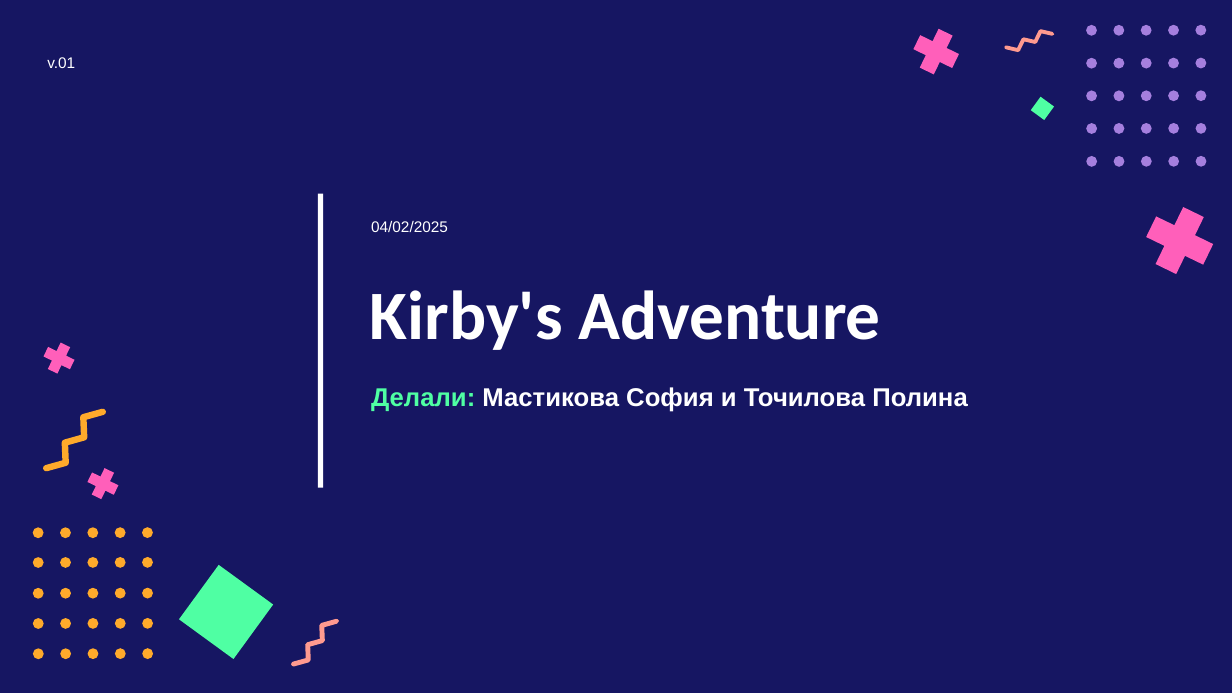
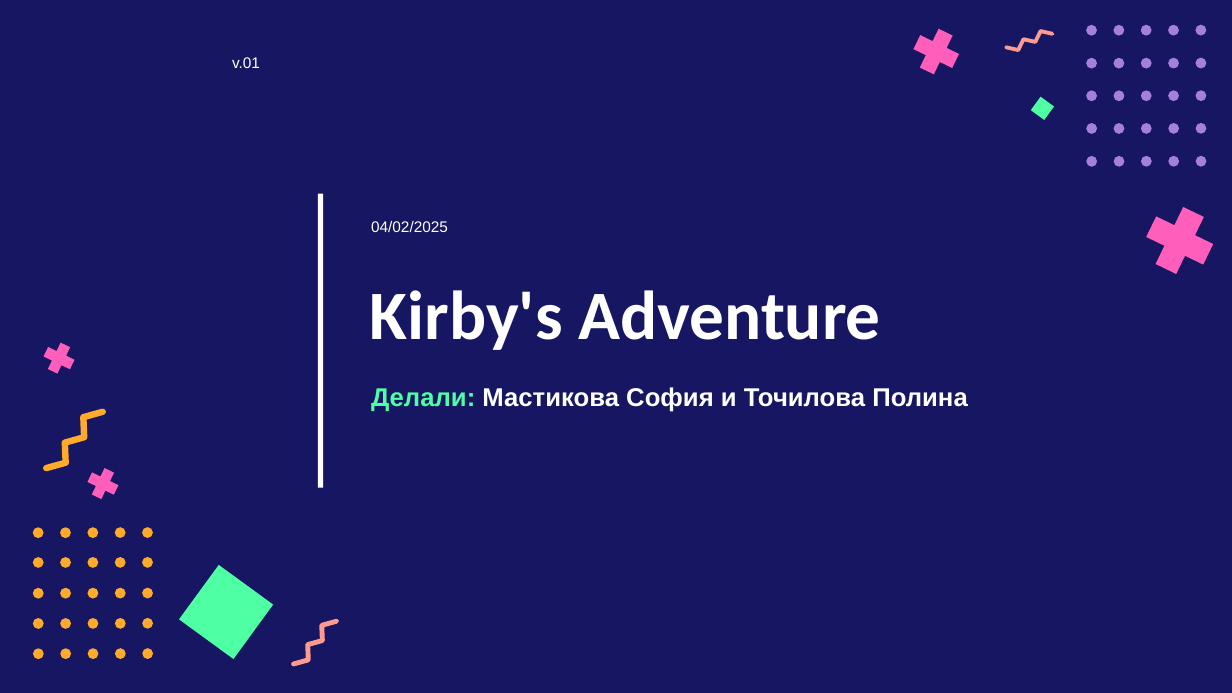
Before and after one commit to ullvea/project_pygame, a slide deck: slide 1 of for project protection/Черновик презентации.pptx. Drawn at 1232x693 pixels with LibreOffice and Linux fonts; fonts in the diff are those of the drawing. Boxes give left, top, right and bottom in pixels: in the first picture for what was removed or moved away, otherwise in the second. Text is boxed around its words. In the diff, an @@ line names an element or a change of style, - is before the commit and + after.

```diff
--- a/for project protection/Черновик презентации.pptx
+++ b/for project protection/Черновик презентации.pptx
@@ text "v.01" at [232,57,260,68]: alignment left to centre @@
```
Also in this commit, not shown: 6 other slides changed, 1 slide added, 1 slide removed, 1 other file.
